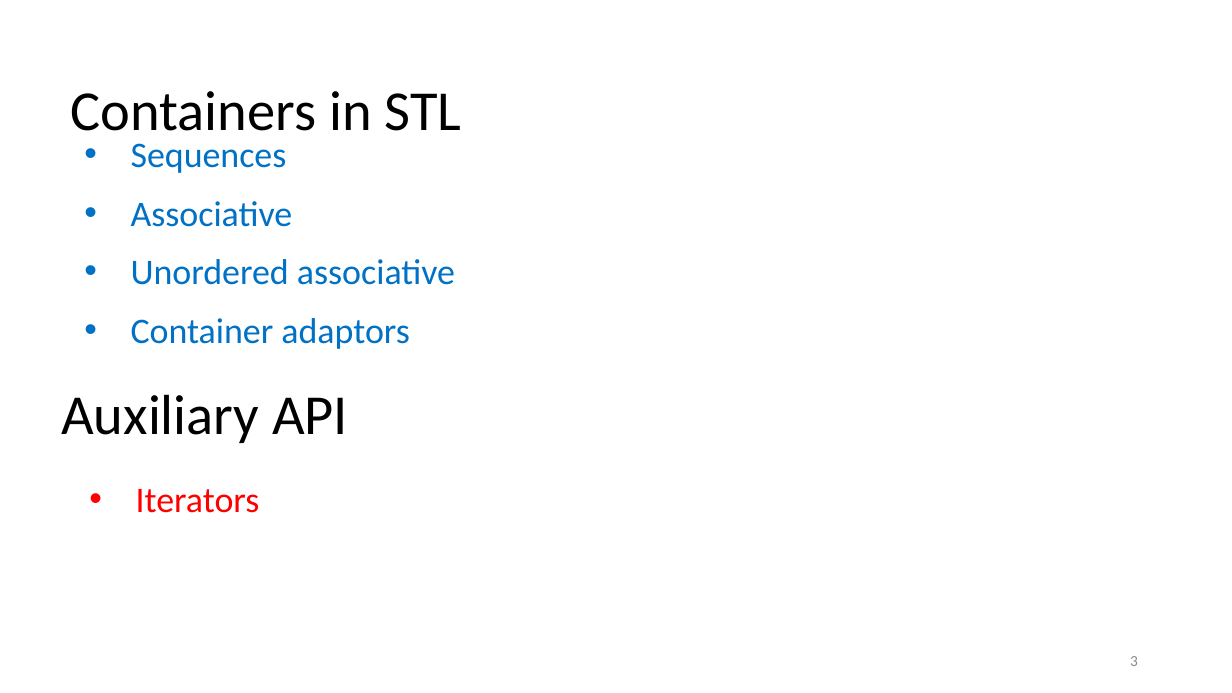
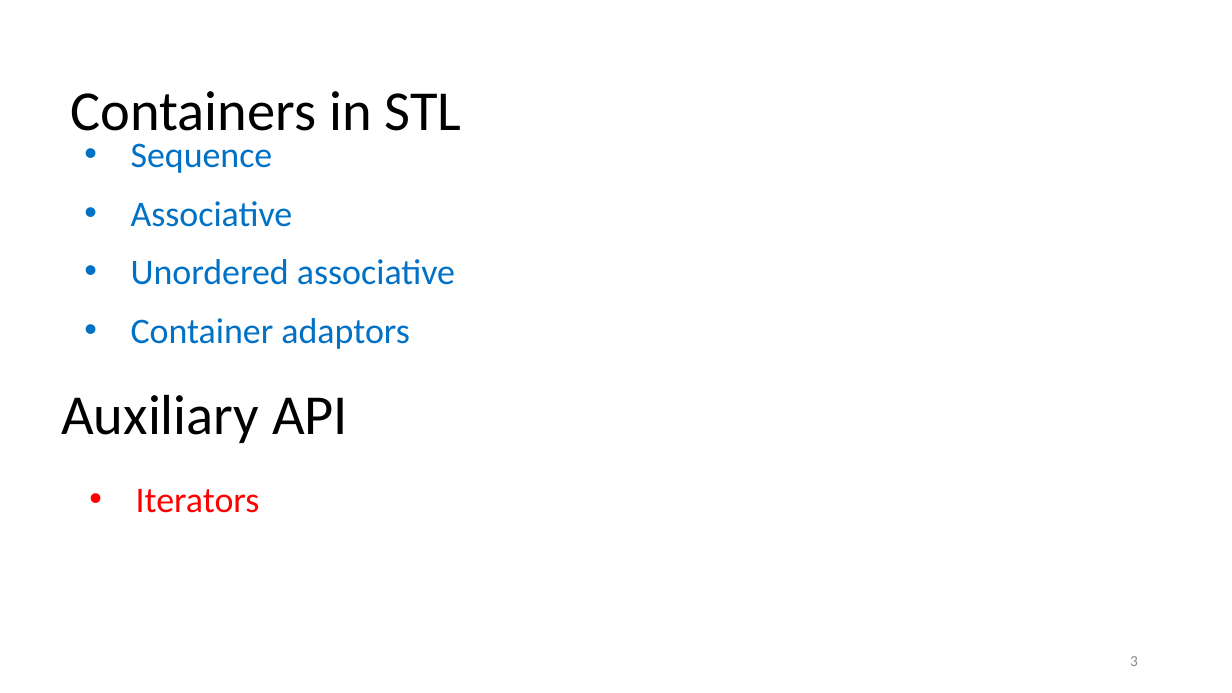
Before and after one commit to rarutyun/cpp-courses, a slide deck: slide 3 of 08_iterators/08_iterators.pptx. Drawn at 1232x693 pixels with LibreOffice and Linux fonts; fonts in the diff are those of the drawing. Boxes give left, top, right and bottom in pixels: in the first picture for what was removed or moved away, otherwise in the second. Text is boxed around its words. In the diff, an @@ line names an element or a change of style, - is before the commit and + after.

```diff
--- a/08_iterators/08_iterators.pptx
+++ b/08_iterators/08_iterators.pptx
@@ text at <box>131,143,273,173</box>: text changed @@
-• Sequences
+• Sequence
```
Also in this commit, not shown: 3 other slides changed, 1 slide removed.
